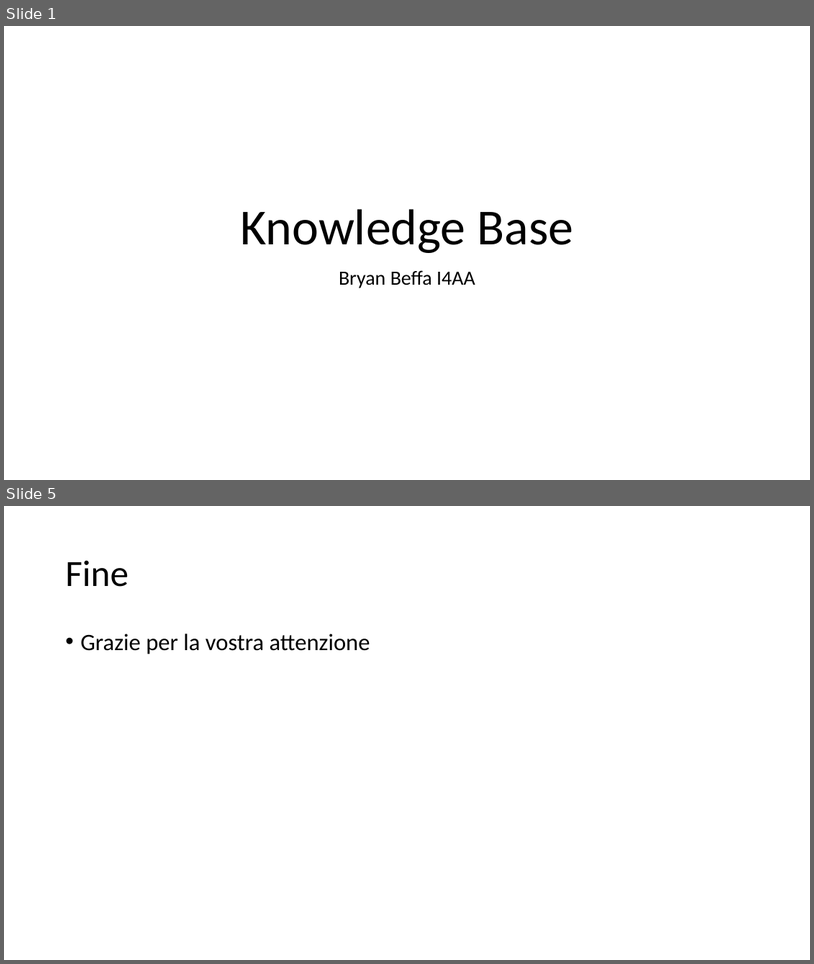
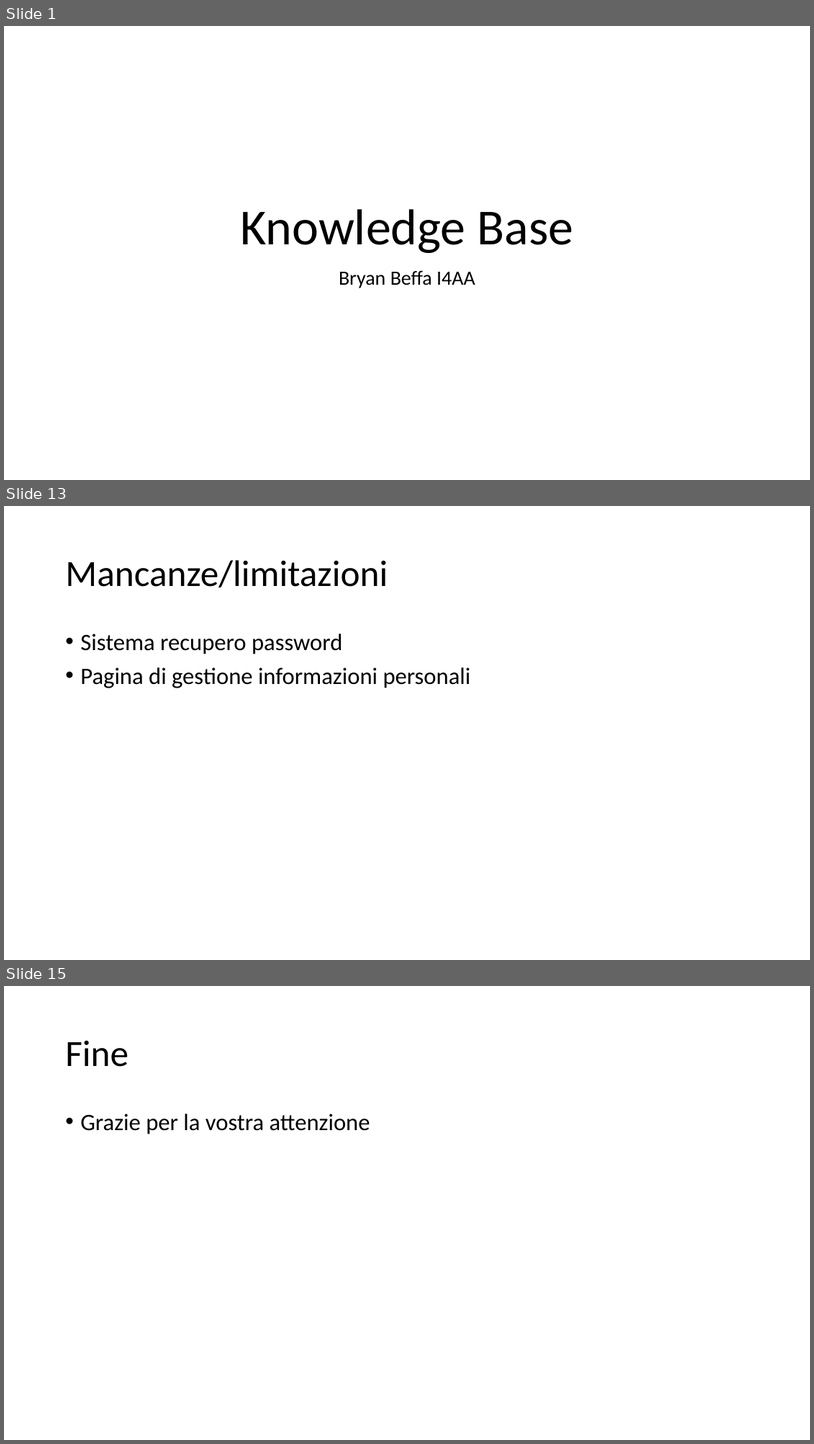
Before and after one commit to bryanbeffa/Knowledge-Base, a slide deck: Presentation/Knowledge Base.pptx. Shown one above the other, each under a label of ours: slides 1 and 5 before the commit, slides 1, 13 and 15 after it; the slides between them are not shown. The pictures are 814x964 and 814x1444 pixels, drawn with LibreOffice and Linux fonts; fonts in the diff are those of the drawing. Boxes give left, top, right and bottom in pixels: in the first picture for what was removed or moved away, otherwise in the second. Text is boxed around its words. In the diff, an @@ line names an element or a change of style, - is before the commit and + after.

```diff
--- a/Presentation/Knowledge Base.pptx
+++ b/Presentation/Knowledge Base.pptx
@@ slide 13 added at <box>4,506,810,960</box>, background #FFFFFF @@
@@ title added at <box>65,560,388,588</box>, 44 pt, text #000000 @@
+Mancanze/limitazioni
@@ text added at <box>80,633,471,688</box>, 28 pt, text #000000 @@
+• Sistema recupero password
+• Pagina di gestione informazioni personali
@@ what was slide 5 is now slide 15 @@
```
Also in this commit, not shown: 1 slide changed, 11 other slides added, 2 slides removed.
